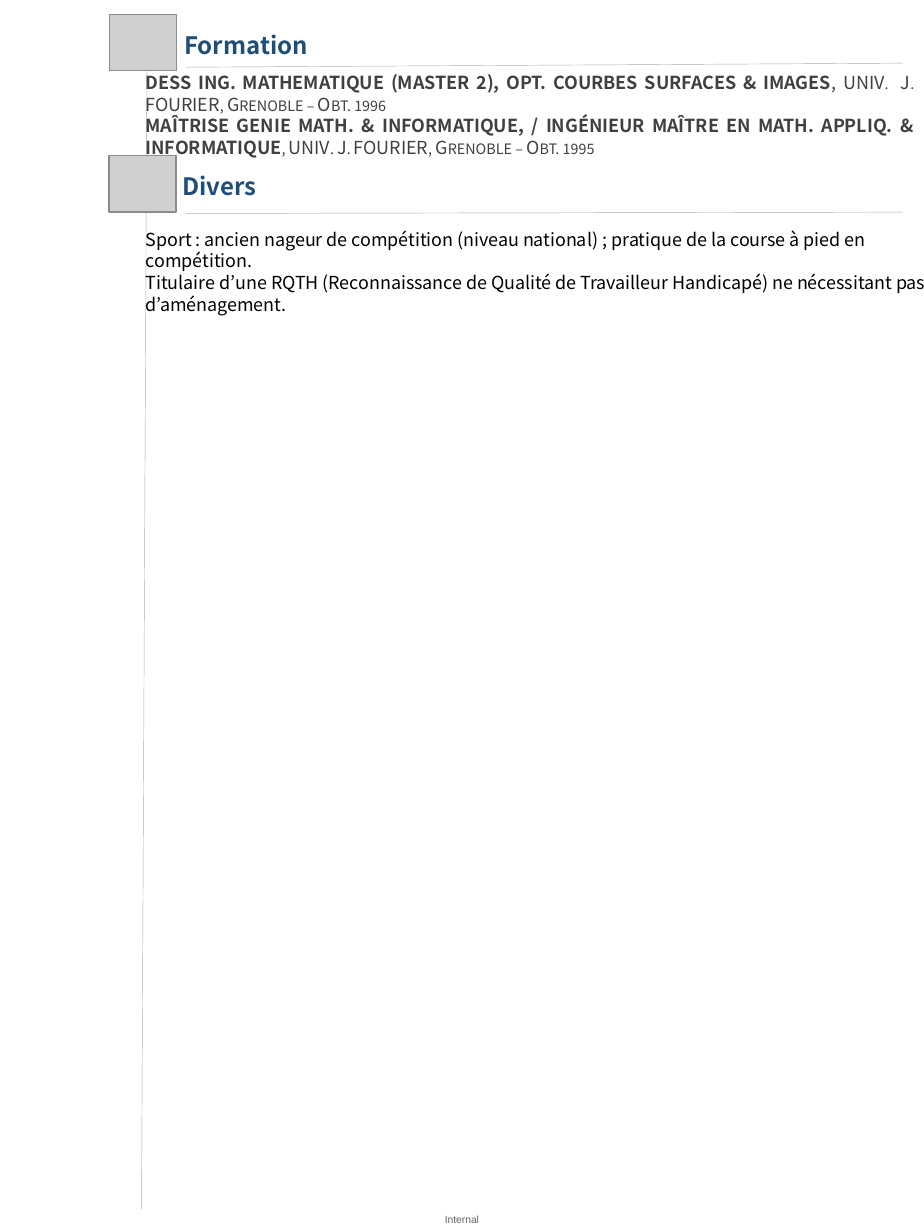
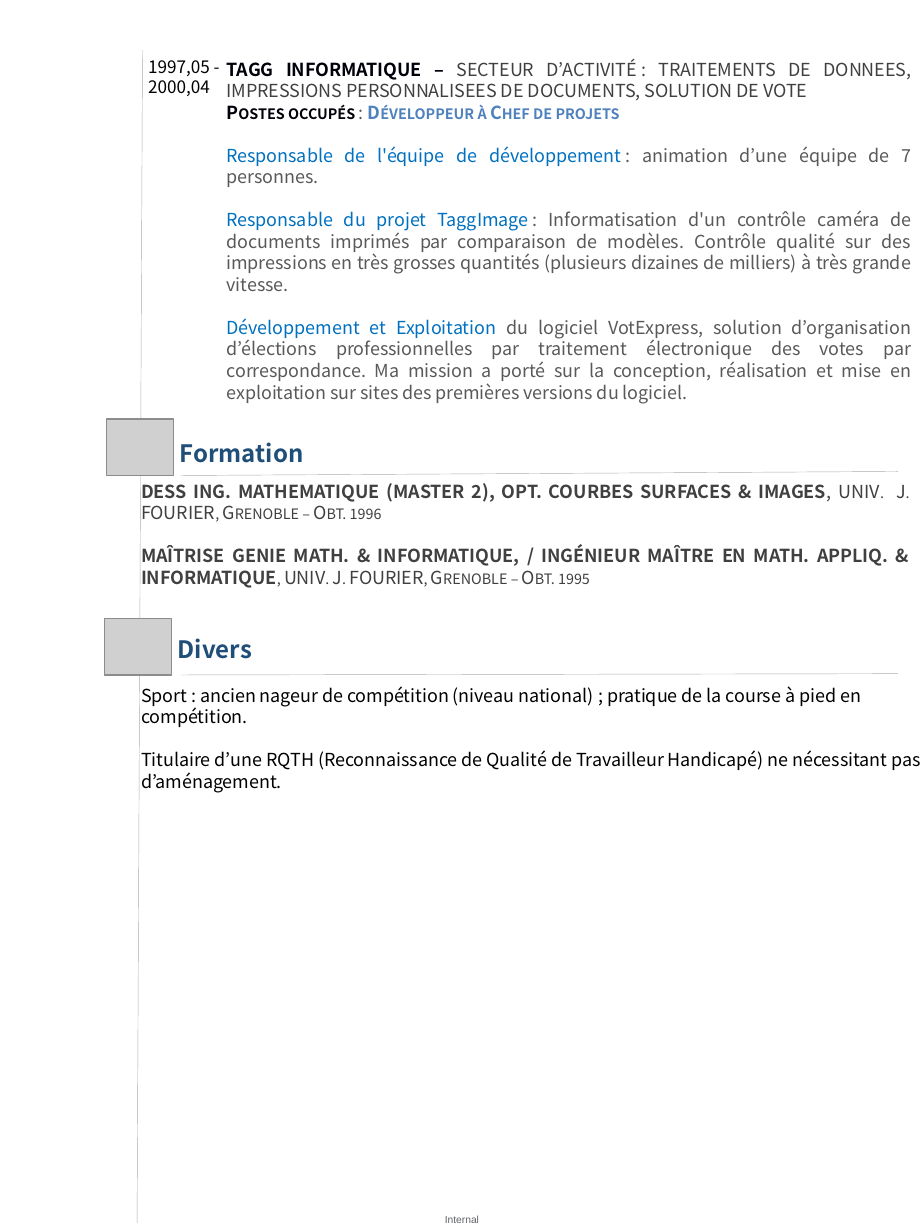
Before and after one commit to Solifred38/cv, a slide deck: slide 3 of CV_FFROMAGER.pptx. Drawn at 924x1232 pixels with LibreOffice and Linux fonts; fonts in the diff are those of the drawing; grey boxes stand for pictures. Boxes give left, top, right and bottom in pixels: in the first picture for what was removed or moved away, otherwise in the second. Text is boxed around its words. In the diff, an @@ line names an element or a change of style, - is before the commit and + after.

Commit message:
update chef de projet

```diff
--- a/CV_FFROMAGER.pptx
+++ b/CV_FFROMAGER.pptx
@@ line moved from (147, 36) - (142, 1209) to (143, 51) - (137, 1223) @@
@@ text added at (x1=227, y1=59, x2=912, y2=404), 10.5 pt, text #595959 @@
+TAGG INFORMATIQUE – SECTEUR D’ACTIVITÉ : TRAITEMENTS DE DONNEES, IMPRESSIONS PERSONNALISEES DE DOCUMENTS, SOLUTION DE VOTE
+Postes occupés : Développeur à Chef de projets
+Responsable de l'équipe de développement : animation d’une équipe de 7 personnes.
+Responsable du projet TaggImage : Informatisation d'un contrôle caméra de documents imprimés par comparaison de modèles. Contrôle qualité sur des impressions en très grosses quantités (plusieurs dizaines de milliers) à très grande vitesse.
+Développement et Exploitation du logiciel VotExpress, solution d’organisation d’élections professionnelles par traitement électronique des votes par correspondance. Ma mission a porté sur la conception, réalisation et mise en exploitation sur sites des premières versions du logiciel.
@@ text added at (x1=148, y1=60, x2=210, y2=96), 10 pt, text #000000 @@
+1997,05 -
+2000,04
@@ picture moved from (x1=108, y1=155, x2=175, y2=212) to (x1=106, y1=419, x2=172, y2=476) @@
@@ text "Formation" moved from (x1=184, y1=34, x2=308, y2=55) to (x1=180, y1=442, x2=304, y2=463) @@
@@ text "DESS ING. MATHEMATIQUE (MASTER 2), ..." rewrapped from (x1=146, y1=74, x2=911, y2=160) to (x1=141, y1=483, x2=906, y2=588) @@
@@ line moved from (186, 213) - (903, 212) to (181, 476) - (898, 472) @@
@@ picture moved from (x1=110, y1=14, x2=176, y2=70) to (x1=105, y1=618, x2=171, y2=675) @@
@@ text "Divers" moved from (x1=182, y1=175, x2=256, y2=196) to (x1=178, y1=638, x2=252, y2=659) @@
@@ text "Sport : ancien nageur de ..." rewrapped from (x1=146, y1=230, x2=924, y2=316) to (x1=141, y1=686, x2=920, y2=793) @@
@@ line moved from (186, 68) - (903, 63) to (181, 675) - (898, 674) @@
```
Also in this commit, not shown: 2 other slides changed, 1 other file.
